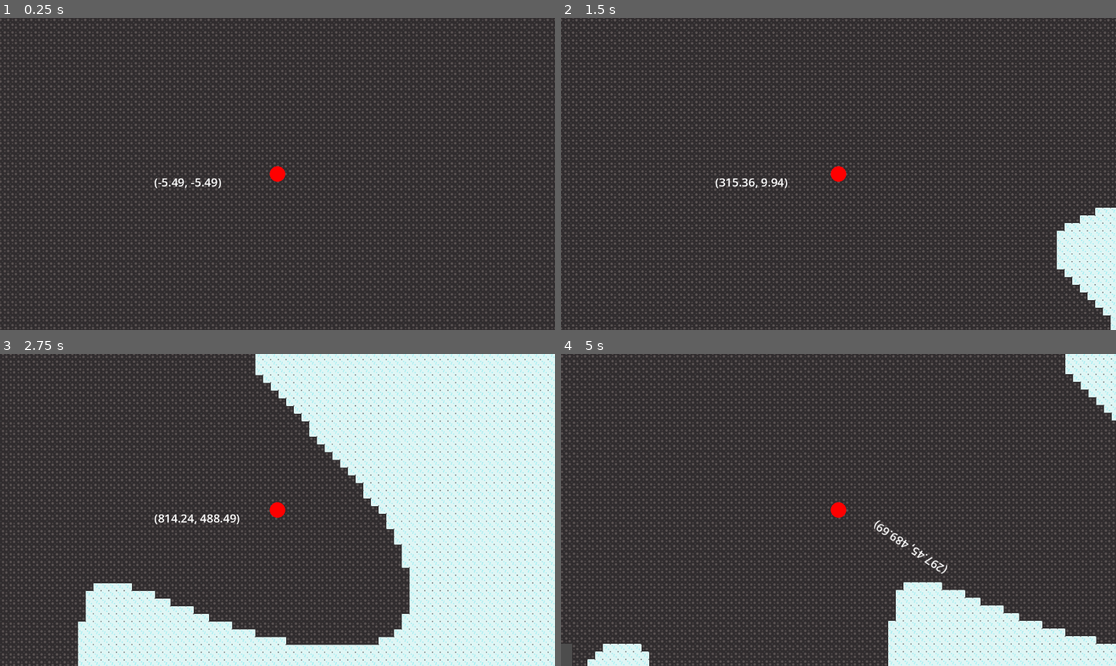
Above: before the commit, frames 1-4 (two rows, left to right).
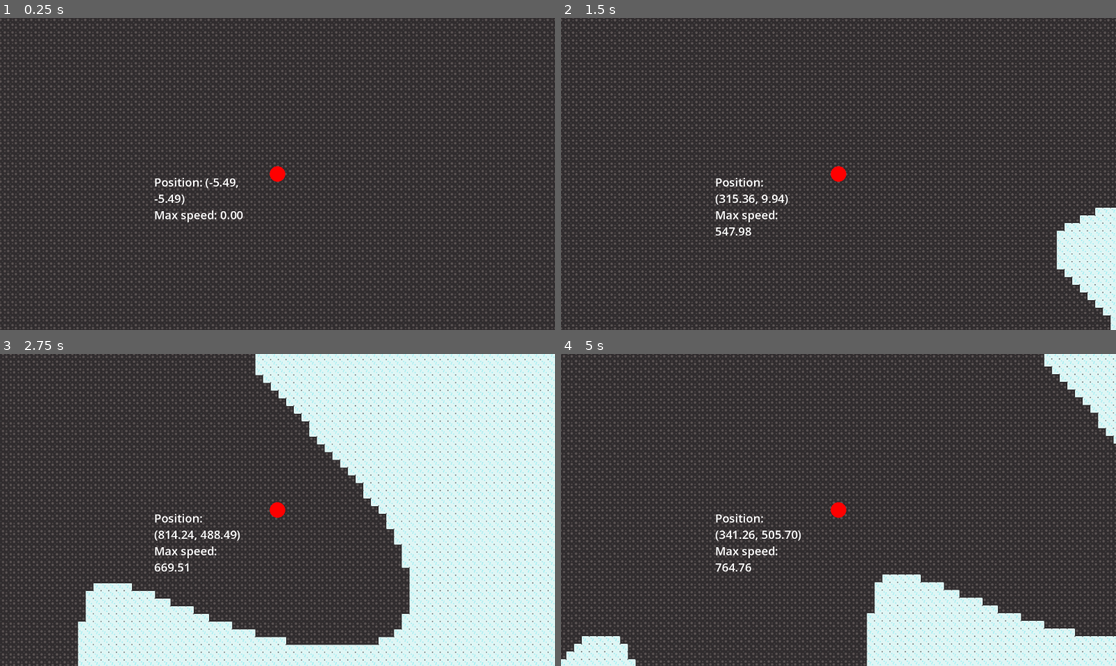
Above: after the commit, the same moments.

Repository: bingecraft-net/sandbox
Game: Godot game, scene res://node_2d.tscn
The game is run twice, just before and just after one commit, with the same random seed, the same clock (stepped at 60 frames per second) and the same inputs.
Inputs:
- Up to frame 1 (0.25 s): no input
- Up to frame 2 (1.5 s): tap Enter at 0.5 s; hold Right (ui_right) 0.53-1.28 s; hold Down (ui_down) from 1.28 s (still down)
- Up to frame 3 (2.75 s): release Down (ui_down) at 2.03 s; hold Right (ui_right) from 2.03 s (still down)
- Up to frame 4 (5 s): release Right (ui_right) at 2.78 s; hold Up (ui_up) 2.78-3.53 s; hold Left (ui_left) from 3.53 s (still down)

The runs differ from the first frame. In frame 1, 0.5% of the frame differs, in the area x 27-44%, y 51-66%; in frame 2, 0.7%; in frame 3, 0.7%; in frame 4, 28%, in the area x 0-100%, y 0-100%.

Commit message:
lock rotation and print max speed

Diff:
--- a/node_2d.tscn
+++ b/node_2d.tscn
@@ -33,6 +33,7 @@
 
 [node name="RigidBody2D" type="RigidBody2D" parent="Ship" unique_id=781675067]
 gravity_scale = 0.0
+lock_rotation = true
 linear_damp = 1.0
 script = ExtResource("5_kdubu")
 magnitude = 64000
--- a/rigid_body_2d.gd
+++ b/rigid_body_2d.gd
@@ -3,14 +3,18 @@
 
 @export var magnitude = 1
 
+var max_speed = 0
+
 func _process(delta: float) -> void:
-	$RichTextLabel.text = "[font_size=24][color=#FFFFFF]%.2v[/color][/font_size]" % position
+	$RichTextLabel.text = "[font_size=24][color=#FFFFFF]Position: %.2v\nMax speed: %.2f[/color][/font_size]" % [position, max_speed]
 
 	var control = Input.get_vector("ui_left", "ui_right", "ui_up", "ui_down")
 
 	if control != Vector2.ZERO:
 		apply_central_force(control.normalized() * magnitude * delta)
 
+	max_speed = max(linear_velocity.length(), max_speed)
+
 
 func _draw() -> void:
 	draw_circle(Vector2.ZERO, 16, Color.RED)
